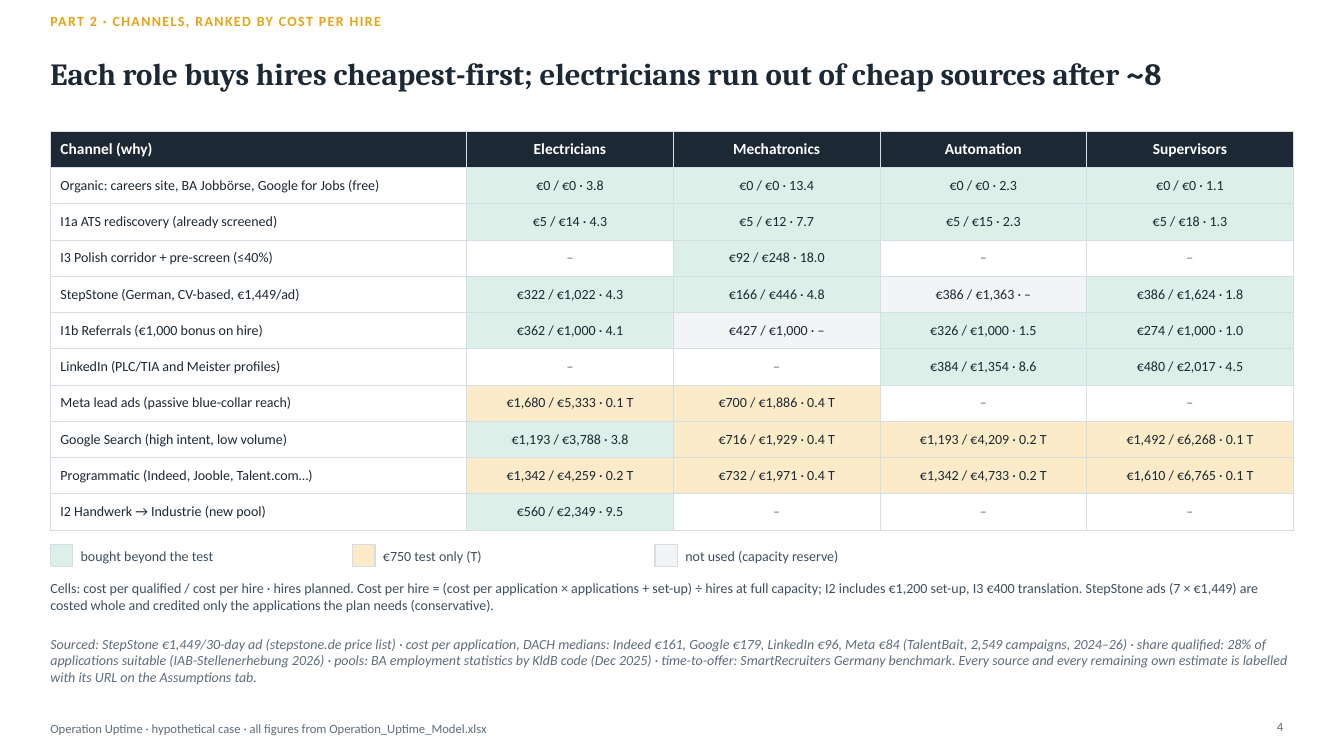
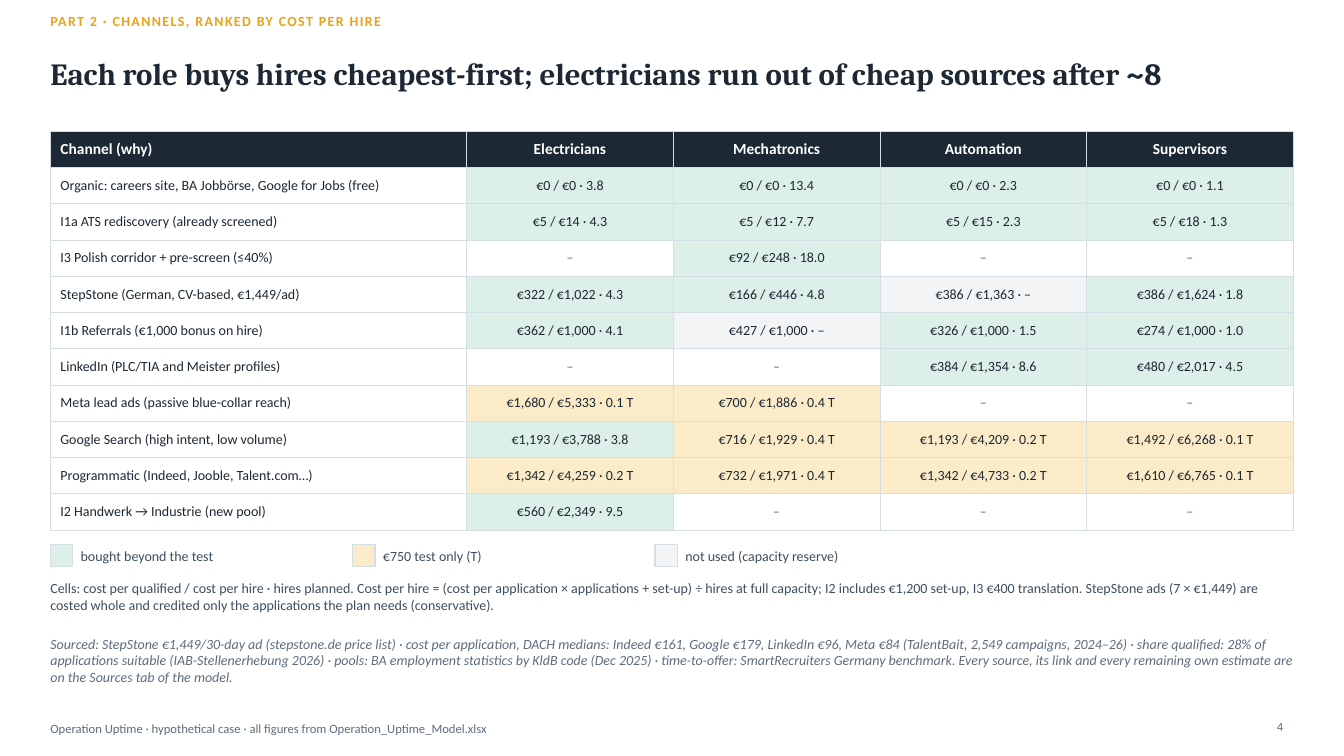
Before and after one commit to Anurag160596/haystack, a slide deck: slide 4 of operation_uptime/Operation_Uptime_Deck.pptx. Drawn at 1344x756 pixels with LibreOffice and Linux fonts; fonts in the diff are those of the drawing. Boxes give left, top, right and bottom in pixels: in the first picture for what was removed or moved away, otherwise in the second. Text is boxed around its words. In the diff, an @@ line names an element or a change of style, - is before the commit and + after.

```diff
--- a/operation_uptime/Operation_Uptime_Deck.pptx
+++ b/operation_uptime/Operation_Uptime_Deck.pptx
@@ text at bbox=[50, 639, 1293, 684]: text changed @@
-Sourced: StepStone €1,449/30-day ad (stepstone.de price list) · cost per application, DACH medians: Indeed €161, Google €179, LinkedIn €96, Meta €84 (TalentBait, 2,549 campaigns, 2024–26) · share qualified: 28% of applications suitable (IAB-Stellenerhebung 2026) · pools: BA employment statistics by KldB code (Dec 2025) · time-to-offer: SmartRecruiters Germany benchmark. Every source and every remaining own estimate is labelled with its URL on the Assumptions tab.
+Sourced: StepStone €1,449/30-day ad (stepstone.de price list) · cost per application, DACH medians: Indeed €161, Google €179, LinkedIn €96, Meta €84 (TalentBait, 2,549 campaigns, 2024–26) · share qualified: 28% of applications suitable (IAB-Stellenerhebung 2026) · pools: BA employment statistics by KldB code (Dec 2025) · time-to-offer: SmartRecruiters Germany benchmark. Every source, its link and every remaining own estimate are on the Sources tab of the model.
```
Also in this commit, not shown: 2 other files.
